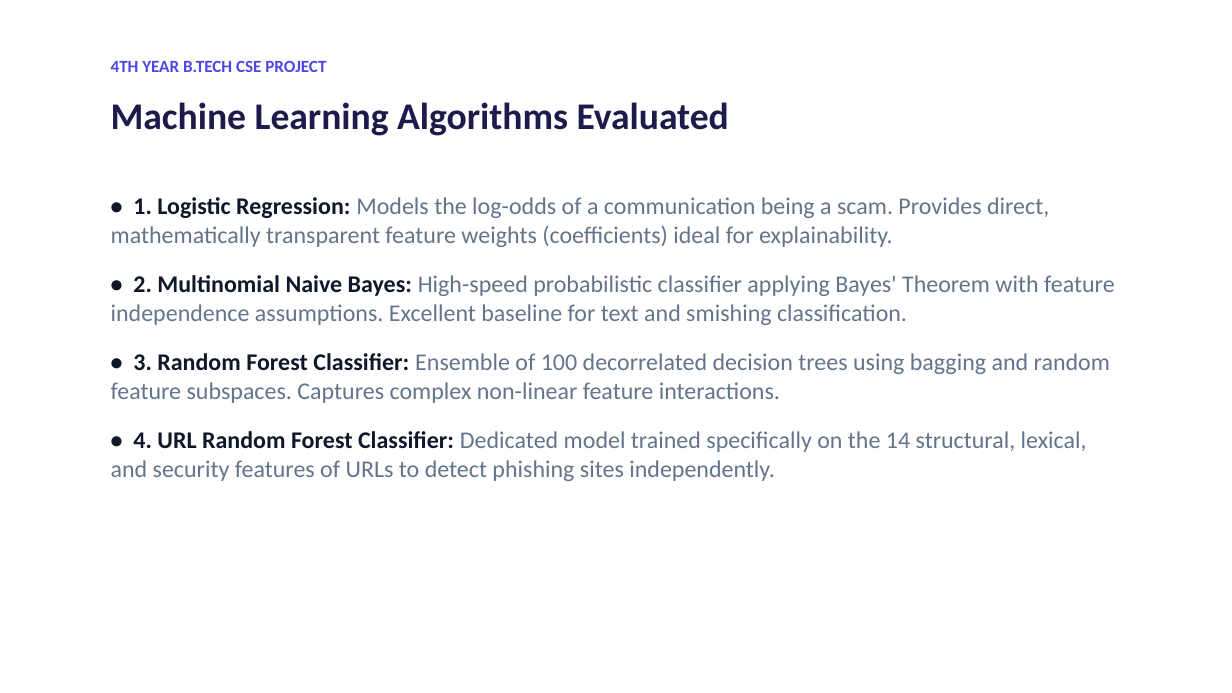
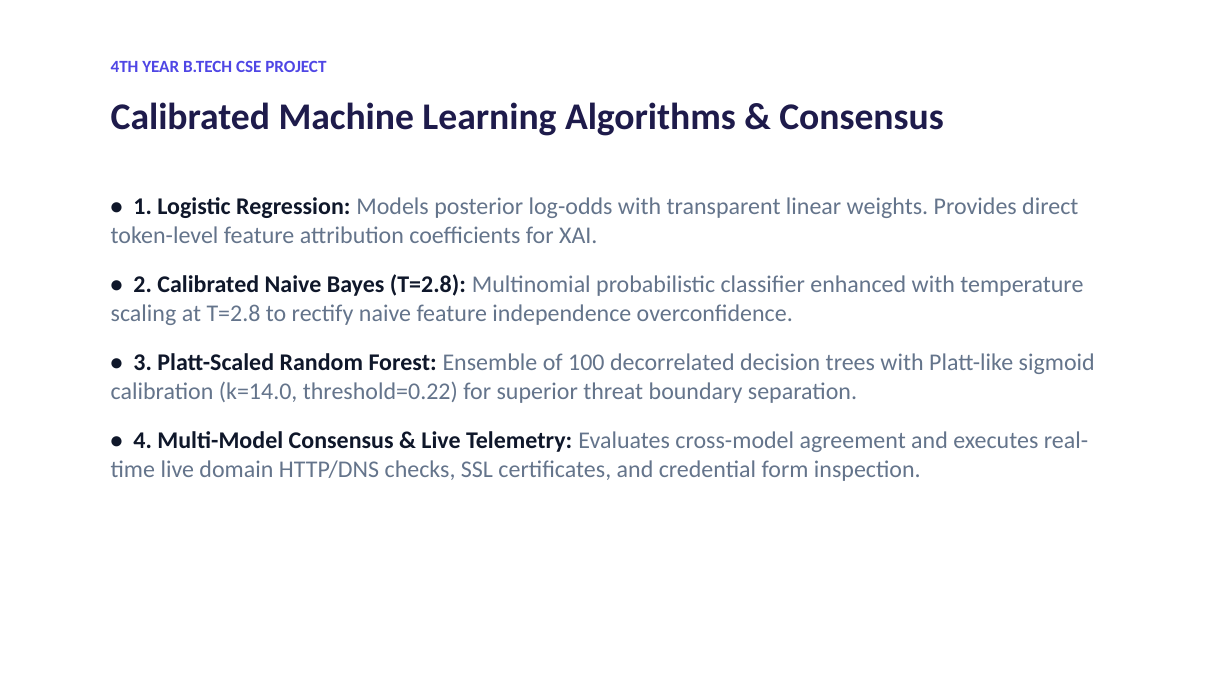
Before and after one commit to gmraj11132-tech/explainable-scam-fraud-detector, a slide deck: slide 7 of reports/Scam_Detection_Presentation.pptx. Drawn at 1232x693 pixels with LibreOffice and Linux fonts; fonts in the diff are those of the drawing. Boxes give left, top, right and bottom in pixels: in the first picture for what was removed or moved away, otherwise in the second. Text is boxed around its words. In the diff, an @@ line names an element or a change of style, - is before the commit and + after.

Commit message:
feat: regenerated research paper & pptx with 3600+ dataset samples & calibrated models, added high-visibility central navigation dock

```diff
--- a/reports/Scam_Detection_Presentation.pptx
+++ b/reports/Scam_Detection_Presentation.pptx
@@ text at (111, 102, 943, 136): text changed @@
-Machine Learning Algorithms Evaluated
+Calibrated Machine Learning Algorithms & Consensus
@@ text at (111, 197, 1095, 481): text changed @@
-• 1. Logistic Regression: Models the log-odds of a communication being a scam. Provides direct, mathematically transparent feature weights (coefficients) ideal for explainability.
-• 2. Multinomial Naive Bayes: High-speed probabilistic classifier applying Bayes' Theorem with feature independence assumptions. Excellent baseline for text and smishing classification.
-• 3. Random Forest Classifier: Ensemble of 100 decorrelated decision trees using bagging and random feature subspaces. Captures complex non-linear feature interactions.
-• 4. URL Random Forest Classifier: Dedicated model trained specifically on the 14 structural, lexical, and security features of URLs to detect phishing sites independently.
+• 1. Logistic Regression: Models posterior log-odds with transparent linear weights. Provides direct token-level feature attribution coefficients for XAI.
+• 2. Calibrated Naive Bayes (T=2.8): Multinomial probabilistic classifier enhanced with temperature scaling at T=2.8 to rectify naive feature independence overconfidence.
+• 3. Platt-Scaled Random Forest: Ensemble of 100 decorrelated decision trees with Platt-like sigmoid calibration (k=14.0, threshold=0.22) for superior threat boundary separation.
+• 4. Multi-Model Consensus & Live Telemetry: Evaluates cross-model agreement and executes real-time live domain HTTP/DNS checks, SSL certificates, and credential form inspection.
```
Also in this commit, not shown: 2 other slides changed, 6 other files.
